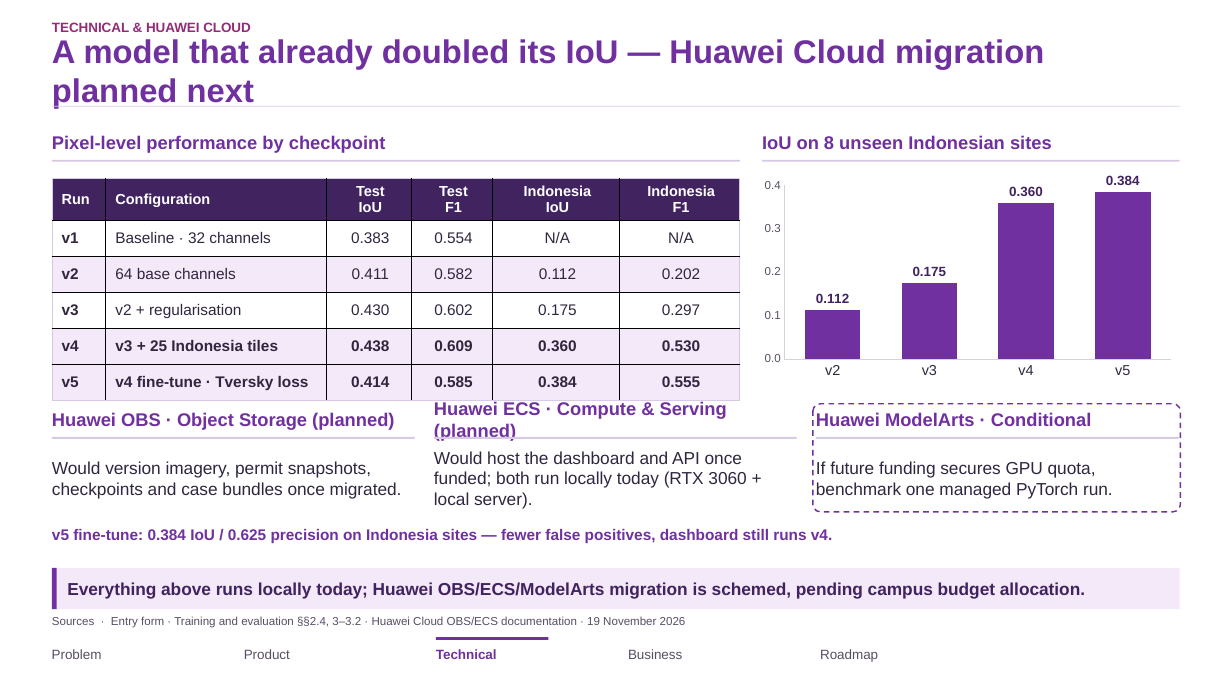
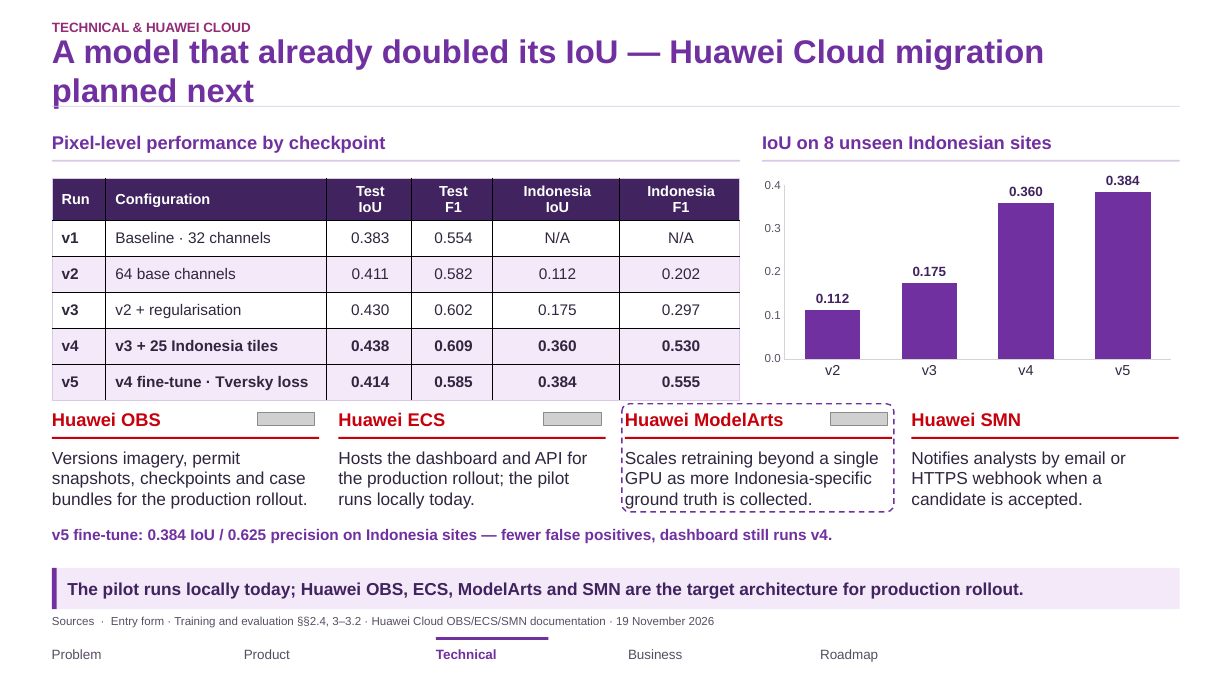
Before and after one commit to Neiljustiin/MineWatch, a slide deck: slide 6 of MineWatch_Huawei_ICT_Competition_5Min_FINAL.pptx. Drawn at 1232x693 pixels with LibreOffice and Linux fonts; fonts in the diff are those of the drawing; grey boxes stand for pictures; background and template pictures are left out. Boxes give left, top, right and bottom in pixels: in the first picture for what was removed or moved away, otherwise in the second. Text is boxed around its words. In the diff, an @@ line names an element or a change of style, - is before the commit and + after.

Commit message:
Promote v5b checkpoint to live dashboard, fix v4/v5 consistency, add infra slide + Entry Form screenshots
- Swap dashboard data bundle from NDVI-threshold placeholder to the v5
  fine-tune checkpoint (production_v5_finetune_tversky), already trained
  but never deployed to the live data/ folder.
- Reconcile all v4 -> v5 model references in Entry Form, PPT and
  DESIGN_DOCUMENT.md (previous checkpoint was still live while docs
  already described the v5 promotion as pending).
- Add PPT slide: Huawei ECS/OBS Cloud Console screenshots (provisioned
  in AP-Jakarta) + system design diagram, captioned honestly as planned
  hosting with local pilot already running.
- Add 10 live-dashboard screenshots to Entry Form Section 'Entry
  Demonstration', replacing the stale 'dashboard not yet available'
  claim; fill in the Repository URL.

```diff
--- a/MineWatch_Huawei_ICT_Competition_5Min_FINAL.pptx
+++ b/MineWatch_Huawei_ICT_Competition_5Min_FINAL.pptx
@@ text at <box>52,412,161,426</box>: text changed; text colour #7030A0 to #C7000B @@
-Huawei OBS · Object Storage (planned)
+Huawei OBS
@@ picture added at <box>258,413,315,425</box> @@
@@ text at <box>338,412,446,426</box>: text changed; text colour #7030A0 to #C7000B @@
-Huawei ECS · Compute & Serving (planned)
+Huawei ECS
@@ picture added at <box>544,413,601,425</box> @@
@@ rounded rectangle: place and size @@
-rounded rectangle at <box>813,404,1180,512</box>
+rounded rectangle at <box>622,404,894,512</box>
@@ text at <box>625,412,784,426</box>: text changed; text colour #7030A0 to #C7000B @@
-Huawei ModelArts · Conditional
+Huawei ModelArts
@@ picture added at <box>830,413,888,425</box> @@
@@ text added at <box>911,412,1022,426</box>, 14.2 pt, text #C7000B, bold @@
+Huawei SMN
@@ rectangle: place and size @@
-rectangle at <box>52,437,415,439</box>
+rectangle at <box>52,437,319,439</box>
@@ fill #D8C9E5 to #C7000B in 3 elements at <box>52,437,319,439</box>, <box>912,437,1178,439</box>, <box>338,437,605,439</box> @@
@@ rectangle: place and size @@
-rectangle at <box>434,437,797,439</box>
+rectangle at <box>338,437,605,439</box>
@@ rectangle added at <box>625,437,892,439</box>, fill #C7000B @@
@@ rectangle: place and size @@
-rectangle at <box>815,437,1178,439</box>
+rectangle at <box>912,437,1178,439</box>
@@ text at <box>52,451,308,509</box>: text changed @@
-Would version imagery, permit snapshots, checkpoints and case bundles once migrated.
+Versions imagery, permit snapshots, checkpoints and case bundles for the production rollout.
@@ text at <box>338,451,587,509</box>: text changed @@
-Would host the dashboard and API once funded; both run locally today (RTX 3060 + local server).
+Hosts the dashboard and API for the production rollout; the pilot runs locally today.
@@ text added at <box>625,451,879,509</box>, 13.5 pt, text #30263F @@
+Scales retraining beyond a single GPU as more Indonesia-specific ground truth is collected.
@@ text at <box>911,451,1126,509</box>: text changed @@
-If future funding secures GPU quota, benchmark one managed PyTorch run.
+Notifies analysts by email or HTTPS webhook when a candidate is accepted.
@@ text at <box>67,582,1023,599</box>: text changed @@
-Everything above runs locally today; Huawei OBS/ECS/ModelArts migration is schemed, pending campus budget allocation.
+The pilot runs locally today; Huawei OBS, ECS, ModelArts and SMN are the target architecture for production rollout.
@@ text at <box>52,616,715,628</box>: text changed @@
-Sources · Entry form · Training and evaluation §§2.4, 3–3.2 · Huawei Cloud OBS/ECS documentation · 19 November 2026
+Sources · Entry form · Training and evaluation §§2.4, 3–3.2 · Huawei Cloud OBS/ECS/SMN documentation · 19 November 2026
```
Also in this commit, not shown: 2 other slides changed, 1 slide added, 3 other files.
